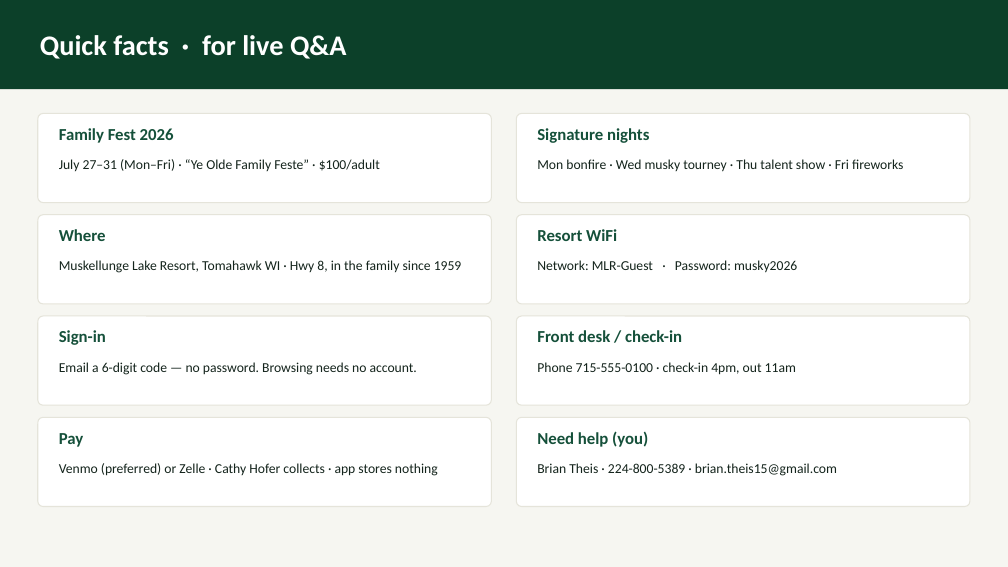
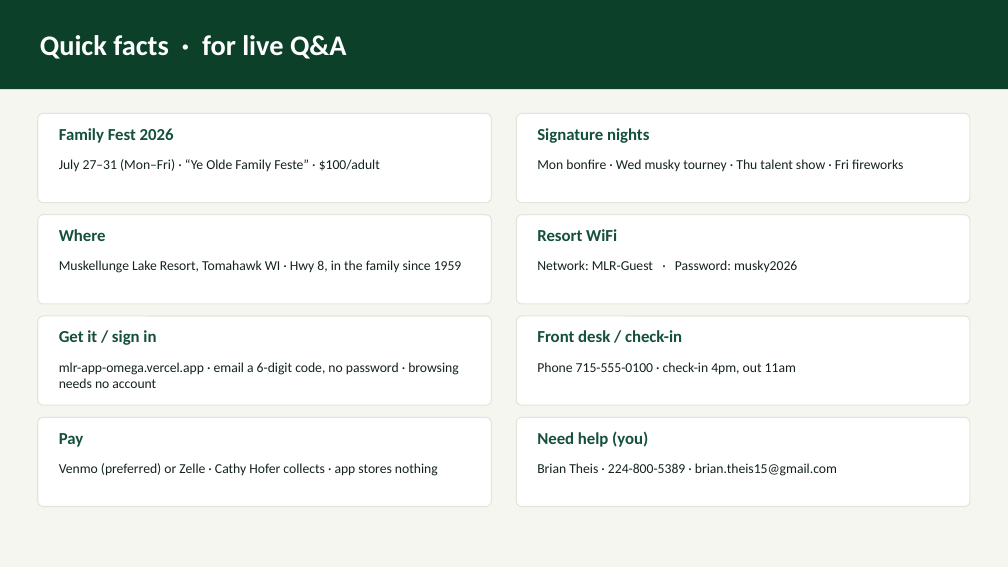
Before and after one commit to btheis15/mlr-app, a slide deck: slide 19 of presentation/MLR-App-Presentation.pptx (slide 18 before the commit). Drawn at 1008x567 pixels with LibreOffice and Linux fonts; fonts in the diff are those of the drawing. Boxes give left, top, right and bottom in pixels: in the first picture for what was removed or moved away, otherwise in the second. Text is boxed around its words. In the diff, an @@ line names an element or a change of style, - is before the commit and + after.

```diff
--- a/presentation/MLR-App-Presentation.pptx
+++ b/presentation/MLR-App-Presentation.pptx
@@ text at (x1=59, y1=330, x2=156, y2=345): text changed @@
-Sign-in
+Get it / sign in
@@ text at (x1=59, y1=362, x2=458, y2=388): text changed @@
-Email a 6-digit code — no password. Browsing needs no account.
+mlr-app-omega.vercel.app · email a 6-digit code, no password · browsing needs no account
```
Also in this commit, not shown: 2 other slides changed, 1 slide added, 3 other files.
